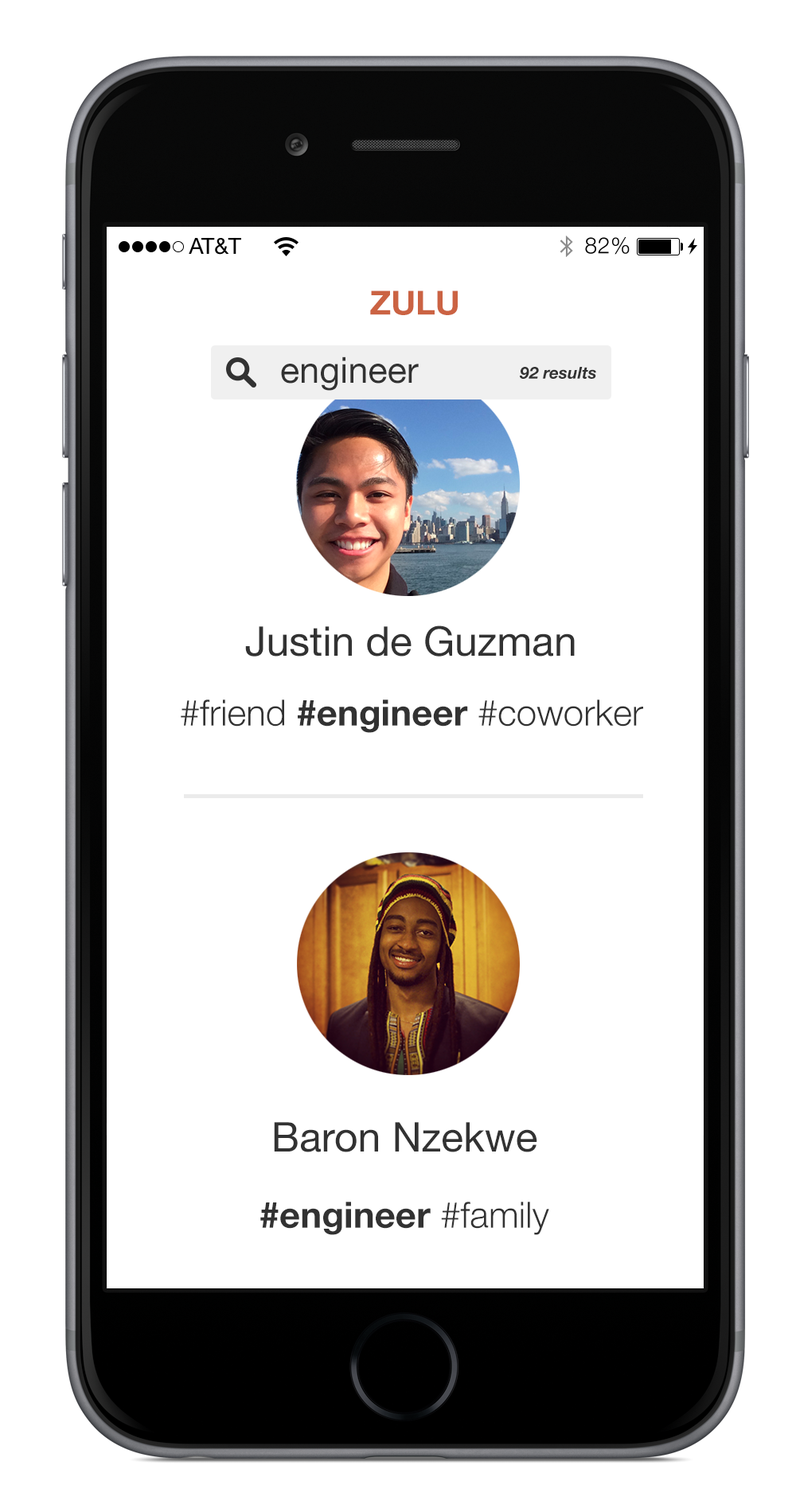
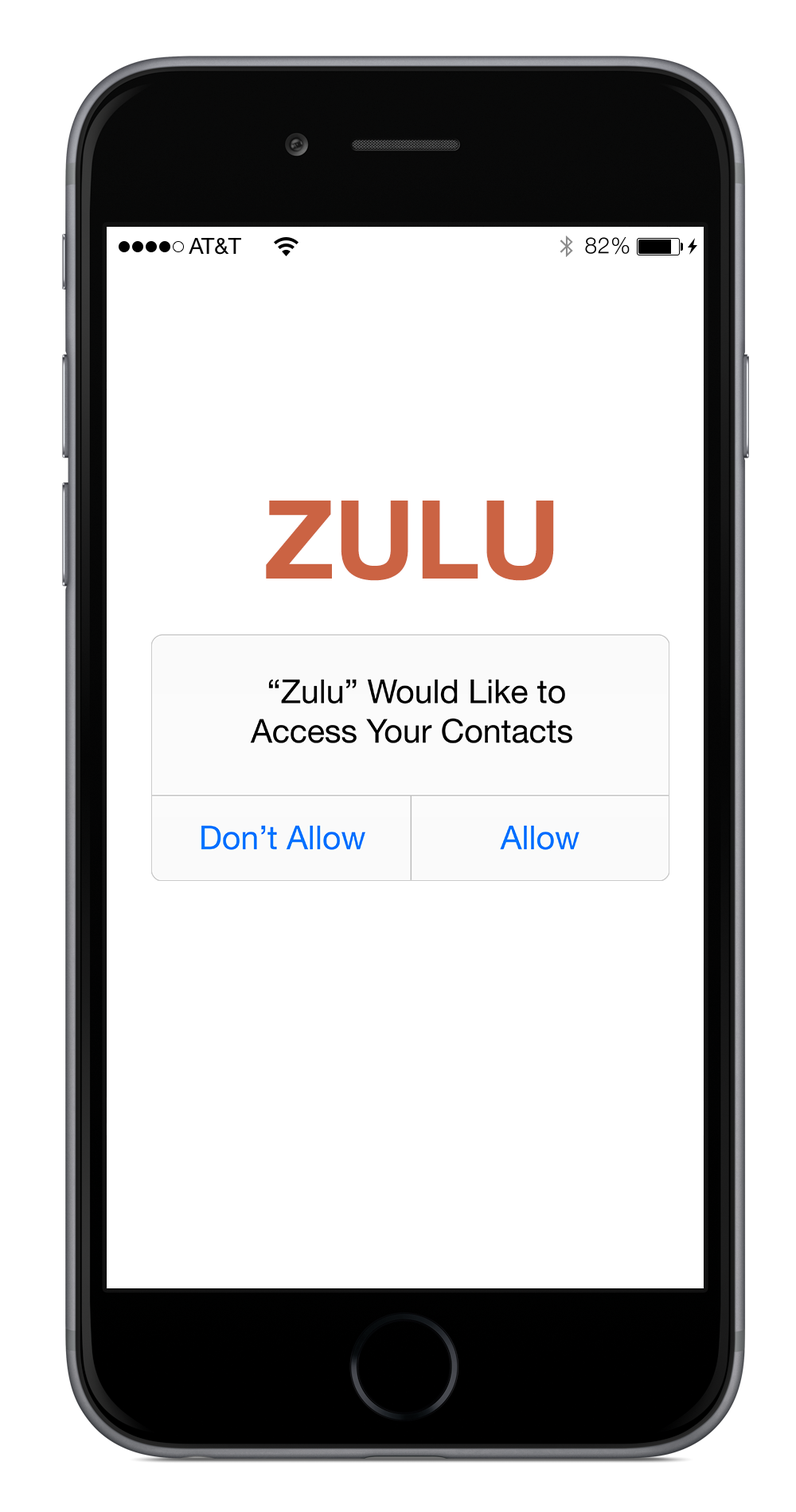
Layer changes from the first 796×1512 image to the second:
added layer "Prompt" above "ZULU" over [151, 634, 670, 881]
painted on "ZULU" over [265, 290, 554, 581]
removed layer "search" over [226, 357, 257, 388]
removed layer "engineer" over [280, 356, 419, 391]
removed layer "92 results" over [519, 366, 597, 379]
removed layer "Search Bar" over [210, 345, 612, 400]
removed layer "Divider" over [183, 794, 644, 799]
removed layer "Baron's Face" over [296, 852, 520, 1076]
removed layer "Baron Nzekwe" (was darken) over [273, 1122, 538, 1153]
removed layer "Layer 1" over [296, 372, 520, 597]
removed layer "#engineer #family" over [260, 1201, 550, 1236]
removed layer "#friend #engineer #coworker" over [180, 699, 644, 733]
removed layer "Justin de Guzman" over [245, 625, 575, 657]
